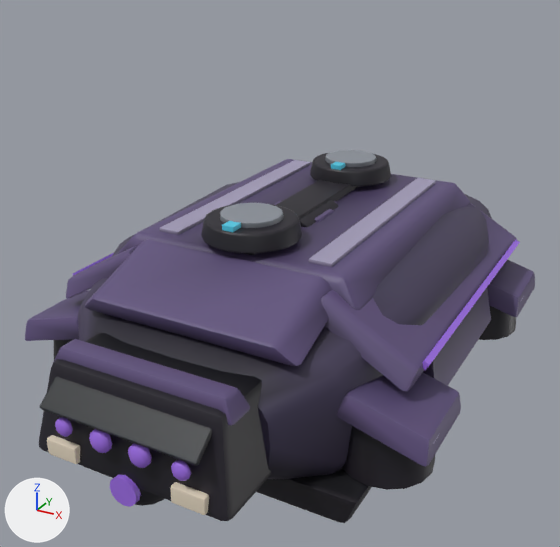
One commit to the glTF model assets/vehicles/ex_strider_3.glb: the scene before it, then after it.
Before and after are seen from a camera (50 mm lens) standing at (3.56, -6.87, 3.71) and looking at (-0.37, 0.27, 0.14). The lights are fixed; the arrows at lower left show +X, +Y and +Z. The first picture is the older version. Where no turn or scale is listed for an object, it has been applied to the vertices. Vertices at exactly the same position are counted once.
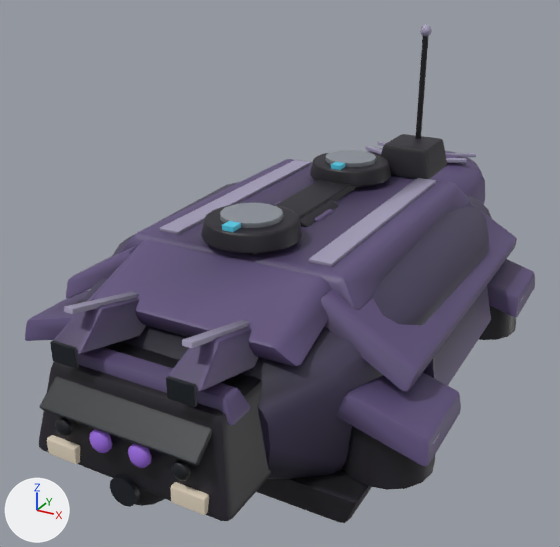
Where the newer file only moved an object's origin or applied its transform, the numbers keep the older frame.

The change, as JSON lines over the scene's bpy script:
```json
{"block": "me_mesh_0", "where": "# used by ob_mesh_0; location = (-2.17, 3.1, -0.93)"}
{"op": "remove", "block": "me_mesh_0", "code": "me_mesh_0.from_pydata(...)  # 3228 vertices, 6260 faces; spans x 0.0..4.34, y -6.19..0.0, z 0.0..2.25"}
{"op": "add", "block": "me_mesh_0", "code": "me_mesh_0.from_pydata(...)  # 4046 vertices, 7844 faces; spans x 0.0..4.34, y -6.19..1.71, z 0.0..3.66"}
{"block": "me_mesh_0", "change": "me_mesh_0 part 1: a new loose piece, a 6-sided cylinder along z spanning x 2.641..2.701, y -0.912..-0.843, z 2.305..3.57, in mat_dark"}
{"block": "me_mesh_0", "change": "me_mesh_0 part 2: a new loose piece, an icosphere of 80 faces spanning x 2.6..2.74, y -0.95..-0.81, z 3.52..3.66, in mat_trim"}
{"block": "me_mesh_0", "change": "me_mesh_0 part 3: the loose piece of 56 vertices spanning x 2.65..2.97, y -6.14..-6.06, z 0.57..0.73 is copied, and the copy is scaled about its middle by (0.805, 0.412, 1.23), then moved by (-0.07, 0.07, 0.9), in mat_glass; it spans x 2.62..2.87, y -6.05..-6.02, z 1.46..1.65"}
{"block": "me_mesh_0", "change": "me_mesh_0 part 4: the loose piece of 56 vertices spanning x 1.37..1.69, y -6.14..-6.06, z 0.57..0.73 is copied, and the copy is scaled about its middle by (0.805, 0.412, 1.23), then moved by (0.07, 0.07, 0.9), in mat_glass; it spans x 1.48..1.73, y -6.05..-6.02, z 1.46..1.65"}
{"block": "me_mesh_0", "change": "me_mesh_0 part 5: the loose piece of 8 vertices spanning x 4.04..4.12, y -4.47..-1.3, z 1.31..1.4 is deleted"}
{"block": "me_mesh_0", "change": "me_mesh_0 part 6: the loose piece of 8 vertices spanning x 0.22..0.31, y -4.47..-1.3, z 1.31..1.4 is deleted"}
{"block": "me_mesh_0", "change": "me_mesh_0 part 7: 444 vertices added at x 1.14..3.21, y -1.43..1.66, z 0.62..2.33"}
{"block": "me_mesh_0", "change": "me_mesh_0 part 8: 112 vertices added at x 2.58..2.91, y -6.04..-4.79, z 1.29..1.93"}
{"block": "me_mesh_0", "change": "me_mesh_0 part 9: 112 vertices added at x 1.44..1.76, y -6.04..-4.79, z 1.29..1.93"}
{"block": "me_mesh_0", "change": "me_mesh_0 part 10: 716 kept faces spanning x 0.0..4.34, y -6.18..-0.06, z 0.35..2.25 get new vertex colours"}
{"block": "me_mesh_0", "change": "me_mesh_0 part 11: 234 faces spanning x 1.5..2.84, y -6.18..-6.07, z 0.35..1.0 switch from mat_glow to mat_glass"}
{"block": "me_mesh_0", "change": "other edits to the shape of me_mesh_0 do not show in these pictures"}
```

What differs and where, as boxes (x1, y1, x2, y2) in the pictures (560 x 547 px):
```json
{"object": "Mesh_0", "change": "reshaped", "before": [25, 150, 535, 523], "after": [25, 25, 535, 523], "on screen": "33% taller"}
{"part": 1, "of": "me_mesh_0", "change": "added", "after": [415, 36, 429, 139]}
{"part": 2, "of": "me_mesh_0", "change": "added", "after": [420, 25, 432, 37]}
{"part": 3, "of": "me_mesh_0", "change": "added", "after": [166, 376, 197, 407]}
{"part": 4, "of": "me_mesh_0", "change": "added", "after": [50, 340, 79, 369]}
{"part": 5, "of": "me_mesh_0", "change": "deleted", "before": [423, 240, 520, 370]}
{"part": 6, "of": "me_mesh_0", "change": "deleted", "before": [73, 253, 114, 276], "on screen": "mostly hidden"}
{"part": 7, "of": "me_mesh_0", "change": "added", "after": [365, 134, 485, 205]}
{"part": 8, "of": "me_mesh_0", "change": "added", "after": [168, 320, 258, 391], "on screen": "purple"}
{"part": 9, "of": "me_mesh_0", "change": "added", "after": [54, 292, 146, 354], "on screen": "purple"}
{"part": 10, "of": "me_mesh_0", "change": "recoloured", "before": [55, 153, 529, 506], "after": [55, 153, 529, 506]}
{"part": 11, "of": "me_mesh_0", "change": "recoloured", "before": [55, 417, 191, 506], "after": [55, 417, 191, 506]}
```
